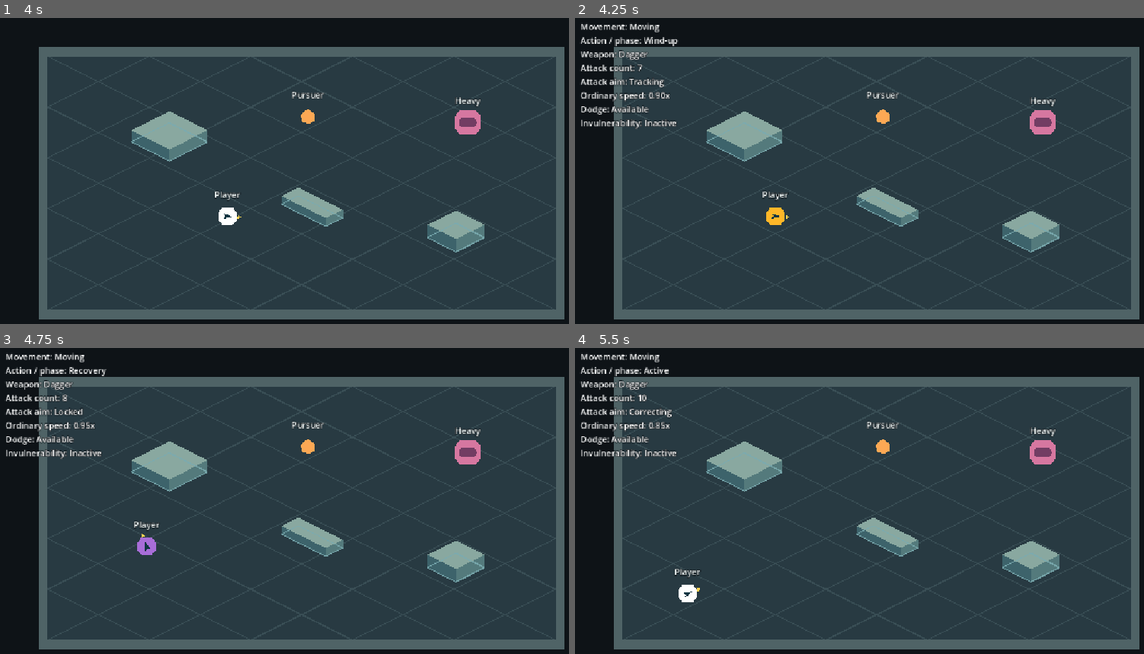
Above: before the commit, frames 1-4 (two rows, left to right).
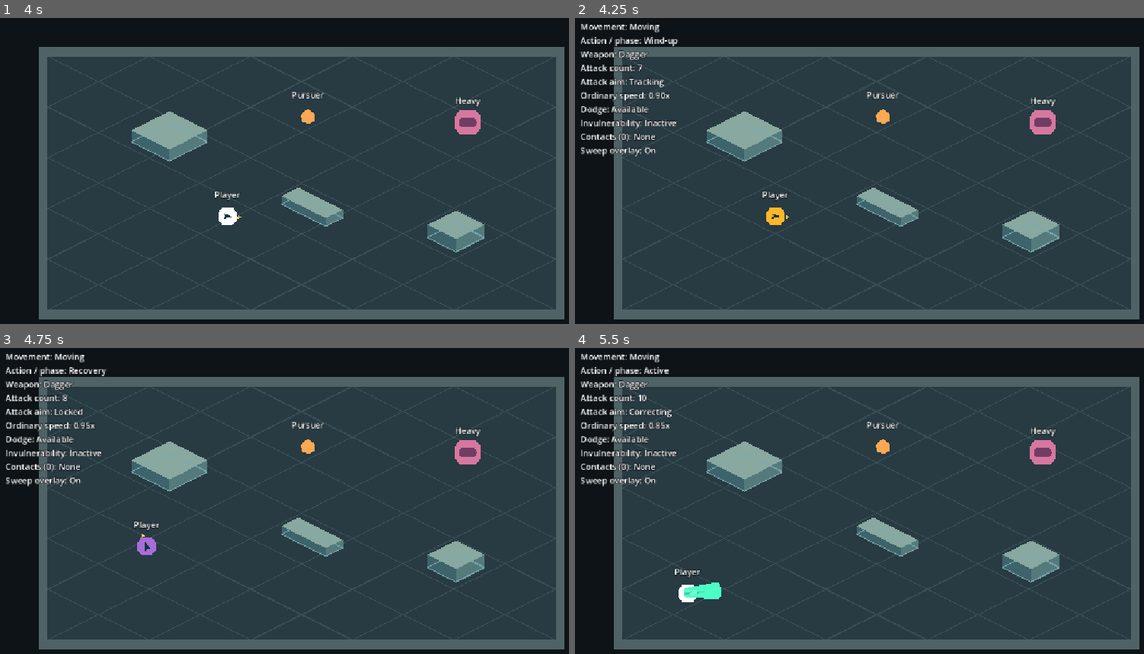
Above: after the commit, the same moments.

Repository: interneth3ro/factory-arpg
Game: Godot game, scene res://scenes/combat/combat_test_arena.tscn
Same seed, same stepped clock (60 frames per second), same inputs: the game is played once before the commit and once after it. The project has no main scene, so this scene is started directly.
Inputs (mouse positions are in pixels of both pictures, inside the frame that each line leads up to):
- Up to frame 1 (4 s): tap Enter at 0.5 s; move the mouse to (438, 164) at 0.52 s; press the mouse at (438, 164) at 0.53 s; hold D (move_right) 0.53-1.28 s; move the mouse to (182, 201) at 1.27 s; release the mouse at (182, 201) at 1.28 s; hold S (move_down) 1.28-2.03 s; click (182, 201) at 1.35 s; tap Space (dodge) at 2, 2.1 s; move the mouse to (364, 106) at 2.02 s; press the mouse at (364, 106) at 2.03 s; hold D (move_right) 2.03-2.78 s; move the mouse to (273, 250) at 2.77 s; release the mouse at (273, 250) at 2.78 s; hold W (move_up) 2.78-3.53 s; tap 1 (weapon_1) at 2.85 s; click (273, 250) at 3.05 s; move the mouse to (483, 235) at 3.52 s; press the mouse at (483, 235) at 3.53 s; hold A (move_left) from 3.53 s (still down); tap 2 (weapon_2) at 3.6 s
- Up to frame 2 (4.25 s): keep holding A (move_left); tap F3 (toggle_combat_debug) at 4.15 s
- Up to frame 3 (4.75 s): keep holding A (move_left); move the mouse to (119, 461) at 4.27 s; release the mouse at (119, 461) at 4.28 s; tap 3 (weapon_3) at 4.35 s; click (119, 461) at 4.55 s
- Up to frame 4 (5.5 s): move the mouse to (905, 513) at 5.02 s; release A (move_left) at 5.03 s; press the mouse at (905, 513) at 5.03 s; hold S (move_down) from 5.03 s (still down)

Frame 1 is identical in both runs. In frame 2, 0.3% of the frame differs, in the area x 1-15%, y 37-46%; in frame 3, 0.3%; in frame 4, 0.6%, in the area x 1-26%, y 37-83%.

Commit message:
feat: add time-swept melee contact detection

Diff:
--- a/project.godot
+++ b/project.godot
@@ -77,6 +77,10 @@
 ]
 }
 
+[layer_names]
+
+2d_physics/layer_2="Melee targets"
+
 [physics]
 
 3d/physics_engine="Jolt Physics"
--- a/scenes/combat/combat_test_arena.tscn
+++ b/scenes/combat/combat_test_arena.tscn
@@ -1,8 +1,9 @@
-[gd_scene load_steps=9 format=3]
+[gd_scene load_steps=10 format=3]
 
 [ext_resource type="Script" path="res://scenes/combat/combat_test_player.gd" id="1_player"]
 [ext_resource type="Script" path="res://scenes/combat/player_movement_fsm.gd" id="2_movement"]
 [ext_resource type="Script" path="res://scenes/combat/player_action_fsm.gd" id="3_action"]
+[ext_resource type="Script" path="res://scenes/combat/melee_sweep.gd" id="4_sweep"]
 
 [sub_resource type="RectangleShape2D" id="RectangleShape2D_horizontal_wall"]
 size = Vector2(996, 18)
@@ -296,6 +297,12 @@
 [node name="ActionFSM" type="Node" parent="ArenaObjects/Player"]
 script = ExtResource("3_action")
 
+[node name="MeleeSweep" type="Node2D" parent="ArenaObjects/Player"]
+visible = false
+top_level = true
+z_index = 2
+script = ExtResource("4_sweep")
+
 [node name="Diagnostics" type="CanvasLayer" parent="ArenaObjects/Player"]
 
 [node name="StateLabel" type="Label" parent="ArenaObjects/Player/Diagnostics"]
@@ -309,6 +316,7 @@
 theme_override_constants/outline_size = 5
 
 [node name="Pursuer" type="CharacterBody2D" parent="ArenaObjects"]
+collision_layer = 3
 position = Vector2(12, -126)
 motion_mode = 1
 
@@ -333,6 +341,7 @@
 vertical_alignment = 1
 
 [node name="Heavy" type="CharacterBody2D" parent="ArenaObjects"]
+collision_layer = 3
 position = Vector2(314, -115)
 motion_mode = 1
 
--- a/scenes/combat/combat_test_player.gd
+++ b/scenes/combat/combat_test_player.gd
@@ -3,6 +3,7 @@
 const AIM_DEAD_ZONE_RADIUS: float = 4.0
 const MovementFSM = preload("res://scenes/combat/player_movement_fsm.gd")
 const ActionFSM = preload("res://scenes/combat/player_action_fsm.gd")
+const MeleeSweep = preload("res://scenes/combat/melee_sweep.gd")
 const PHASE_COLORS := {
 	ActionFSM.State.READY: Color(0.3, 0.82, 0.95),
 	ActionFSM.State.WIND_UP: Color(1.0, 0.72, 0.16),
@@ -18,6 +19,11 @@
 @onready var movement_fsm: MovementFSM = $MovementFSM
 @onready var action_fsm: ActionFSM = $ActionFSM
 @onready var state_diagnostics: Label = $Diagnostics/StateLabel
+@onready var melee_sweep: MeleeSweep = $MeleeSweep
+
+
+func _ready() -> void:
+	melee_sweep.contacted.connect(_flash_target)
 
 
 func _physics_process(delta: float) -> void:
@@ -29,9 +35,15 @@
 			action_fsm.interrupt_attack()
 	# Sample before advancing movement so the final dodge tick still discards input.
 	var movement_multiplier := 1.0
-	if not movement_fsm.is_dodging():
+	var attacking_allowed := not movement_fsm.is_dodging()
+	if attacking_allowed:
 		movement_multiplier = _step_actions(delta, facing_direction)
+	var start := global_position
 	movement_fsm.step(movement_input, movement_speed, delta, movement_multiplier)
+	melee_sweep.begin_tick()
+	if attacking_allowed and not action_fsm.active_intervals.is_empty():
+		melee_sweep.check_motion(self, start, delta, action_fsm.active_intervals)
+	melee_sweep.select_attack(action_fsm.attack_count)
 	body_marker.color = PHASE_COLORS[action_fsm.state]
 	attack_marker.visible = action_fsm.state != ActionFSM.State.READY
 	if attack_marker.visible:
@@ -66,6 +78,7 @@
 func _unhandled_input(event: InputEvent) -> void:
 	if event.is_action_pressed("toggle_combat_debug"):
 		state_diagnostics.visible = not state_diagnostics.visible
+		melee_sweep.visible = state_diagnostics.visible
 		_update_state_diagnostics()
 
 
@@ -84,3 +97,20 @@
 			dodge_status,
 			"Active" if is_invulnerable() else "Inactive",
 		]
+		state_diagnostics.text += "\nContacts (%d): %s\nSweep overlay: On" % [
+			melee_sweep.contacts.size(), ", ".join(melee_sweep.contacts.values()) if not melee_sweep.contacts.is_empty() else "None",
+		]
+
+
+func _flash_target(target: CollisionObject2D) -> void:
+	var body := target.get_node_or_null("Body") as Polygon2D
+	if body == null:
+		return
+	var flash := Polygon2D.new()
+	flash.polygon = body.polygon
+	flash.color = Color.WHITE
+	flash.z_index = 1
+	body.add_child(flash)
+	var tween := flash.create_tween()
+	tween.tween_property(flash, "modulate:a", 0.0, 0.12)
+	tween.tween_callback(flash.queue_free)
--- a/scenes/combat/dagger.tres
+++ b/scenes/combat/dagger.tres
@@ -5,6 +5,9 @@
 [resource]
 script = ExtResource("1_weapon")
 display_name = "Dagger"
+reach = 55.0
+sweep_angle = 65.0
+contact_width = 12.0
 wind_up = 0.08
 active = 0.07
 recovery = 0.16
--- a/scenes/combat/greatsword.tres
+++ b/scenes/combat/greatsword.tres
@@ -5,6 +5,9 @@
 [resource]
 script = ExtResource("1_weapon")
 display_name = "Greatsword"
+reach = 115.0
+sweep_angle = 155.0
+contact_width = 22.0
 wind_up = 0.32
 active = 0.18
 recovery = 0.42
--- /dev/null
+++ b/scenes/combat/melee_sweep.gd
@@ -0,0 +1,95 @@
+extends Node2D
+
+signal contacted(target: CollisionObject2D)
+
+const ActionFSM = preload("res://scenes/combat/player_action_fsm.gd")
+const TARGET_MASK := 1 << 1
+const MAX_PADDING := 1.0
+
+var contacts: Dictionary[int, String] = {}
+var _attack_id := 0
+var _debug_poses: Array[Transform2D] = []
+var _debug_shapes: Array[CapsuleShape2D] = []
+
+
+func select_attack(id: int) -> void:
+	if id != _attack_id:
+		_attack_id = id
+		contacts.clear()
+
+
+func begin_tick() -> void:
+	_debug_poses.clear()
+	_debug_shapes.clear()
+	queue_redraw()
+
+
+func check_motion(player: CharacterBody2D, start: Vector2, delta: float, intervals: Array[ActionFSM.ActiveInterval]) -> void:
+	var position_on_path := start
+	var time := 0.0
+	# Reconstruct the resolved slide legs. The travel/remainder ratio estimates
+	# time to impact, including the stationary tail when a wall stops movement.
+	for index in player.get_slide_collision_count():
+		var hit := player.get_slide_collision(index)
+		var travel := hit.get_travel()
+		var distance := travel.length() + hit.get_remainder().length()
+		if is_zero_approx(distance):
+			continue
+		var end_time := lerpf(time, delta, travel.length() / distance)
+		_check_leg(intervals, position_on_path, position_on_path + travel, time, end_time)
+		time = end_time
+		position_on_path += travel
+	_check_leg(intervals, position_on_path, player.global_position, time, delta)
+
+
+func _check_leg(intervals: Array[ActionFSM.ActiveInterval], start: Vector2, finish: Vector2, from: float, until: float) -> void:
+	for interval in intervals:
+		var first := maxf(interval.tick_start, from)
+		var last := minf(interval.tick_start + interval.duration, until)
+		if last <= first:
+			continue
+		select_attack(interval.attack_id)
+		var origin := start.lerp(finish, (first - from) / (until - from))
+		var end_origin := start.lerp(finish, (last - from) / (until - from))
+		_check_interval(interval, origin, end_origin, first, last)
+
+
+func _check_interval(interval: ActionFSM.ActiveInterval, start: Vector2, finish: Vector2, first: float, last: float) -> void:
+	var weapon := interval.weapon
+	var angular_speed := deg_to_rad(weapon.sweep_angle) / weapon.active
+	if interval.correction != 0.0:
+		angular_speed += deg_to_rad(weapon.correction_speed)
+	# Every point on the core segment travels at most this distance. Inflating
+	# each midpoint capsule by half a substep covers both translation and turn.
+	var travel_bound := start.distance_to(finish) + weapon.reach * angular_speed * (last - first)
+	var count := maxi(1, ceili(travel_bound / (2.0 * MAX_PADDING)))
+	var capsule := CapsuleShape2D.new()
+	var radius := weapon.contact_width * 0.5 + travel_bound / (2.0 * count)
+	capsule.height = weapon.reach + 2.0 * radius
+	capsule.radius = radius
+	var query := PhysicsShapeQueryParameters2D.new()
+	query.shape = capsule
+	query.collision_mask = TARGET_MASK
+	query.exclude = [(get_parent() as CollisionObject2D).get_rid()]
+	var space := get_world_2d().direct_space_state
+	for index in count:
+		var fraction := (index + 0.5) / count
+		var angle := interval.blade_angle(lerpf(first, last, fraction))
+		var center := start.lerp(finish, fraction) + Vector2.from_angle(angle) * weapon.reach * 0.5
+		query.transform = Transform2D(angle - PI * 0.5, center)
+		for hit in space.intersect_shape(query):
+			var target := hit.collider as CollisionObject2D
+			var id := target.get_instance_id()
+			if not contacts.has(id):
+				contacts[id] = str(target.name)
+				contacted.emit(target)
+		if visible:
+			_debug_poses.append(query.transform)
+			_debug_shapes.append(capsule)
+
+
+func _draw() -> void:
+	for index in _debug_poses.size():
+		var pose := global_transform.affine_inverse() * _debug_poses[index]
+		draw_set_transform_matrix(pose)
+		_debug_shapes[index].draw(get_canvas_item(), Color(0.3, 1.0, 0.78, 0.12))
--- a/scenes/combat/one_handed_sword.tres
+++ b/scenes/combat/one_handed_sword.tres
@@ -5,6 +5,9 @@
 [resource]
 script = ExtResource("1_weapon")
 display_name = "One-handed sword"
+reach = 85.0
+sweep_angle = 110.0
+contact_width = 16.0
 wind_up = 0.16
 active = 0.12
 recovery = 0.26
--- a/scenes/combat/player_action_fsm.gd
+++ b/scenes/combat/player_action_fsm.gd
@@ -8,6 +8,23 @@
 enum State { READY, WIND_UP, ACTIVE, RECOVERY }
 enum AimState { INACTIVE, TRACKING, CORRECTING, LOCKED }
 const PHASE_NAMES := ["Ready", "Wind-up", "Active", "Recovery"]
+
+class ActiveInterval:
+	var attack_id: int
+	var weapon: WeaponAttack
+	var tick_start: float
+	var duration: float
+	var active_elapsed: float
+	var direction: Vector2
+	var correction: float
+
+	func blade_angle(at: float) -> float:
+		var elapsed := clampf(at - tick_start, 0.0, duration)
+		var turn := minf(absf(correction), deg_to_rad(weapon.correction_speed) * elapsed)
+		var progress := (active_elapsed + elapsed) / weapon.active
+		return direction.angle() + signf(correction) * turn + deg_to_rad(weapon.sweep_angle) * (progress - 0.5)
+
+var active_intervals: Array[ActiveInterval] = []
 
 @export_range(0.01, 0.5, 0.01, "suffix:s") var late_recovery_window: float = 0.15
 @export_range(0.01, 0.5, 0.01, "suffix:s") var buffer_lifetime: float = 0.10
@@ -64,6 +81,7 @@
 
 ## Returns the time-weighted ordinary movement multiplier for this physics tick.
 func step(delta: float, pressed: bool, held: bool, aim: Vector2) -> float:
+	active_intervals.clear()
 	if pressed:
 		if state == State.READY:
 			_start_attack(aim)
@@ -76,6 +94,7 @@
 	while remaining > 0.0 and state != State.READY:
 		var until_boundary := _phase_duration() - _phase_elapsed
 		var spent := minf(remaining, until_boundary)
+		var initial_direction := attack_direction
 		weighted_time += spent * get_movement_multiplier()
 		# Aim is sampled once per tick. Crossing the wind-up lock point keeps
 		# this sample and prevents subsequent ticks from tracking again.
@@ -85,6 +104,16 @@
 			AimState.CORRECTING:
 				var limit := deg_to_rad(weapon.correction_speed) * spent
 				attack_direction = attack_direction.rotated(clampf(attack_direction.angle_to(aim), -limit, limit))
+		if state == State.ACTIVE and spent > 0.0:
+			var interval := ActiveInterval.new()
+			interval.attack_id = attack_count
+			interval.weapon = weapon
+			interval.tick_start = delta - remaining
+			interval.duration = spent
+			interval.active_elapsed = _phase_elapsed
+			interval.direction = initial_direction
+			interval.correction = initial_direction.angle_to(attack_direction)
+			active_intervals.append(interval)
 		_buffer_remaining = maxf(0.0, _buffer_remaining - spent)
 		if remaining < until_boundary:
 			_phase_elapsed += spent
--- a/scenes/combat/weapon_attack.gd
+++ b/scenes/combat/weapon_attack.gd
@@ -3,6 +3,9 @@
 enum AimMode { LOCK_AT_ACTIVE, CORRECT_ACTIVE, LOCK_DURING_WIND_UP }
 
 @export var display_name: String
+@export_range(1.0, 300.0, 1.0, "suffix:px") var reach := 85.0
+@export_range(1.0, 360.0, 1.0, "suffix:deg") var sweep_angle := 110.0
+@export_range(1.0, 100.0, 1.0, "suffix:px") var contact_width := 16.0
 @export_range(0.01, 5.0, 0.01, "suffix:s") var wind_up: float = 0.1
 @export_range(0.01, 5.0, 0.01, "suffix:s") var active: float = 0.1
 @export_range(0.01, 5.0, 0.01, "suffix:s") var recovery: float = 0.2
Not shown, added: scenes/combat/melee_sweep.gd.uid
